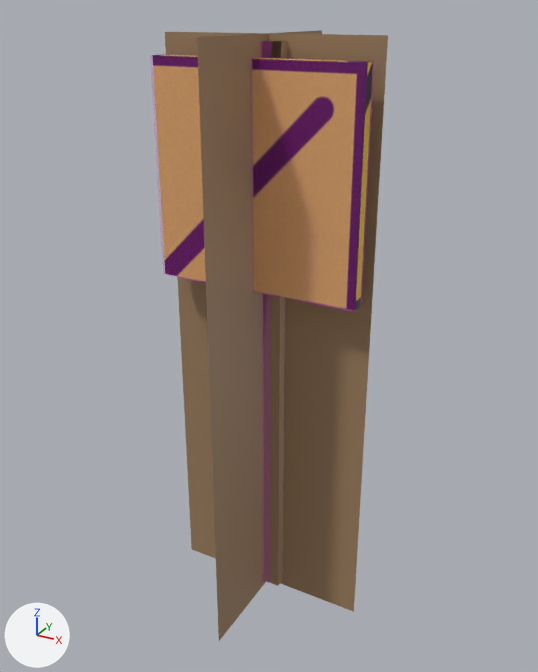
Two versions of the COLLADA model beamng-props/course-signs/export/dae/danger_x.dae, one commit apart.
Camera for both pictures: a 50 mm lens placed at (0.886, -1.606, 1.617), pointed at (-0.005, 0.013, 0.807). The axes (+X, +Y, +Z) are drawn at lower left. The lights are the same throughout. The picture after the commit comes second. Where no turn or scale is listed for an object, it has been applied to the vertices.

Names of what the first picture shows: 'Colmesh_post-1', 'Colmesh_sign-1', 'danger_x_a50', 'danger_x_a800'.
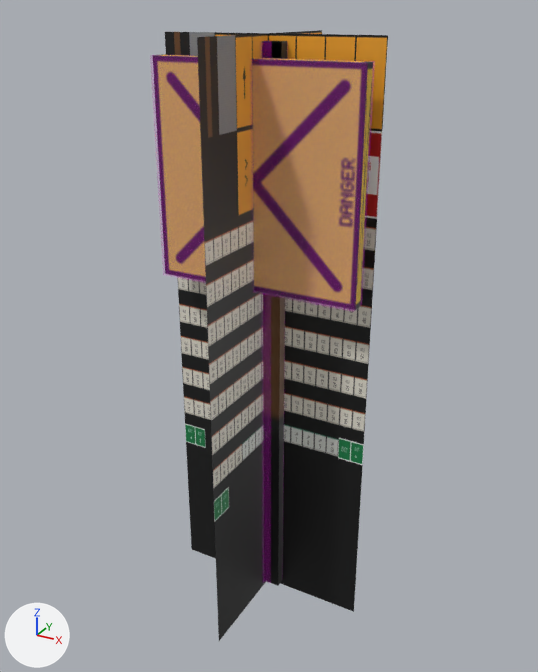
Location of each change, [x1, y1, x2, y2] in pixels of the pictures (538 x 672 px):
'danger_x_a50', recoloured (brown to grey)
    both: [165, 30, 388, 641]
part 1 of me_danger_x_a800, recoloured (darker)
    both: [271, 41, 287, 586]
part 2 of me_danger_x_a800, recoloured
    both: [162, 55, 373, 310]

The change, as a diff of the scene's bpy script:
```diff
--- a/beamng-props/course-signs/export/dae/danger_x.dae.py
+++ b/beamng-props/course-signs/export/dae/danger_x.dae.py
@@ img_sign_atlas_2048_png @@
+img_sign_atlas_2048_png = load_image('sign_atlas_2048.png', 'sign_atlas_2048.png', 2048, 2048, 'sRGB')
@@ mat_parkersignatlas @@
+mat_parkersignatlas = principled_material('ParkerSignAtlas')
+mat_parkersignatlas.texture = img_sign_atlas_2048_png
+mat_parkersignatlas.metallic = 0.05
@@ me_danger_x_a800 @@
 me_danger_x_a800.from_pydata(...)  # 16 vertices, 24 faces; spans x -0.28..0.28, y -0.07..0.07, z 0.0..1.55
 # used by ob_danger_x_a800; location = (0.0, 0.0, 0.0)
+# me_danger_x_a800 part 1: 12 faces spanning x -0.05..0.05, y -0.03..0.07, z 0.0..1.55 switch from mat_wood_110 (brown #a08161) to mat_parkersignatlas (picture img_sign_atlas_2048_png)
+# me_danger_x_a800 part 2: 12 faces spanning x -0.28..0.28, y -0.07..-0.04, z 0.96..1.51 switch from mat_sign_110 (picture img_sign_danger_x_png) to mat_parkersignatlas (picture img_sign_atlas_2048_png)
@@ me_danger_x_a50 @@
 me_danger_x_a50.from_pydata(...)  # 8 vertices, 4 faces; spans x -0.29..0.29, y -0.29..0.29, z -0.02..1.57
-me_danger_x_a50.materials.append(mat_wood_110)  # brown #a08161
+me_danger_x_a50.materials.append(mat_parkersignatlas)  # picture img_sign_atlas_2048_png
```
